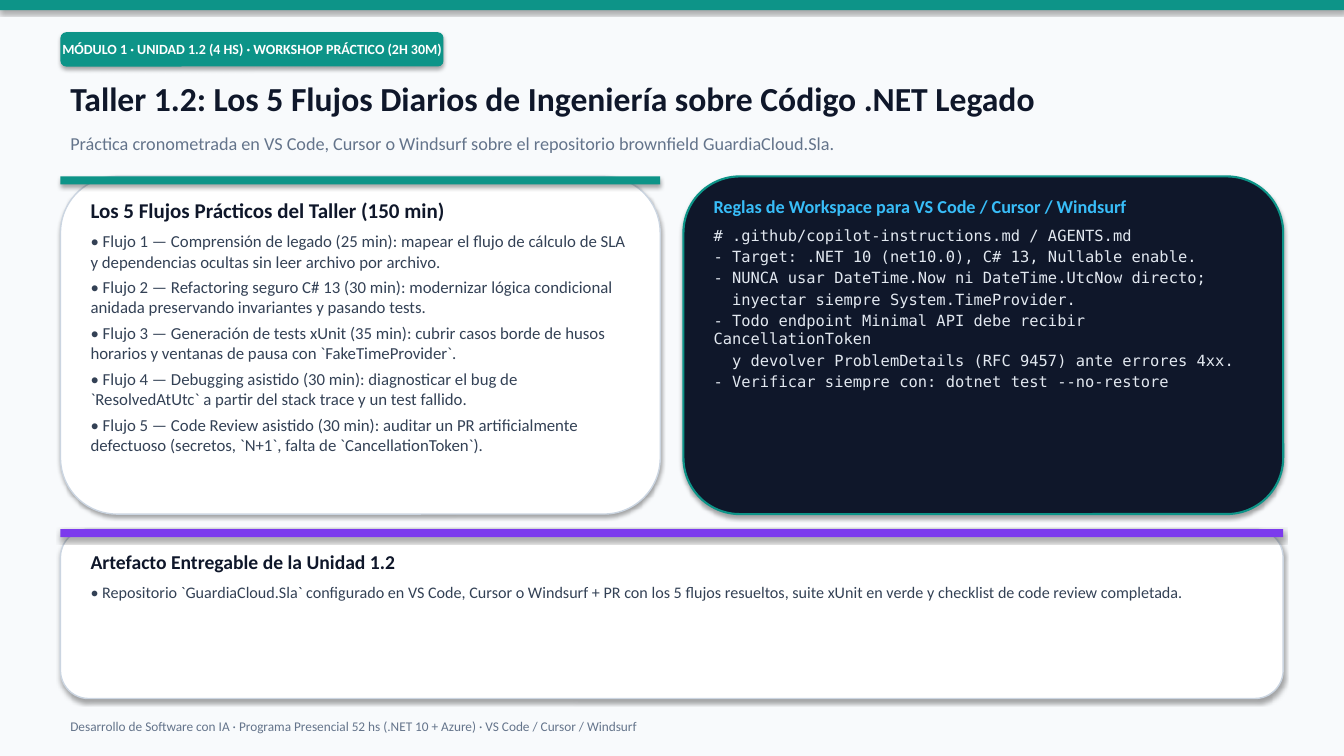
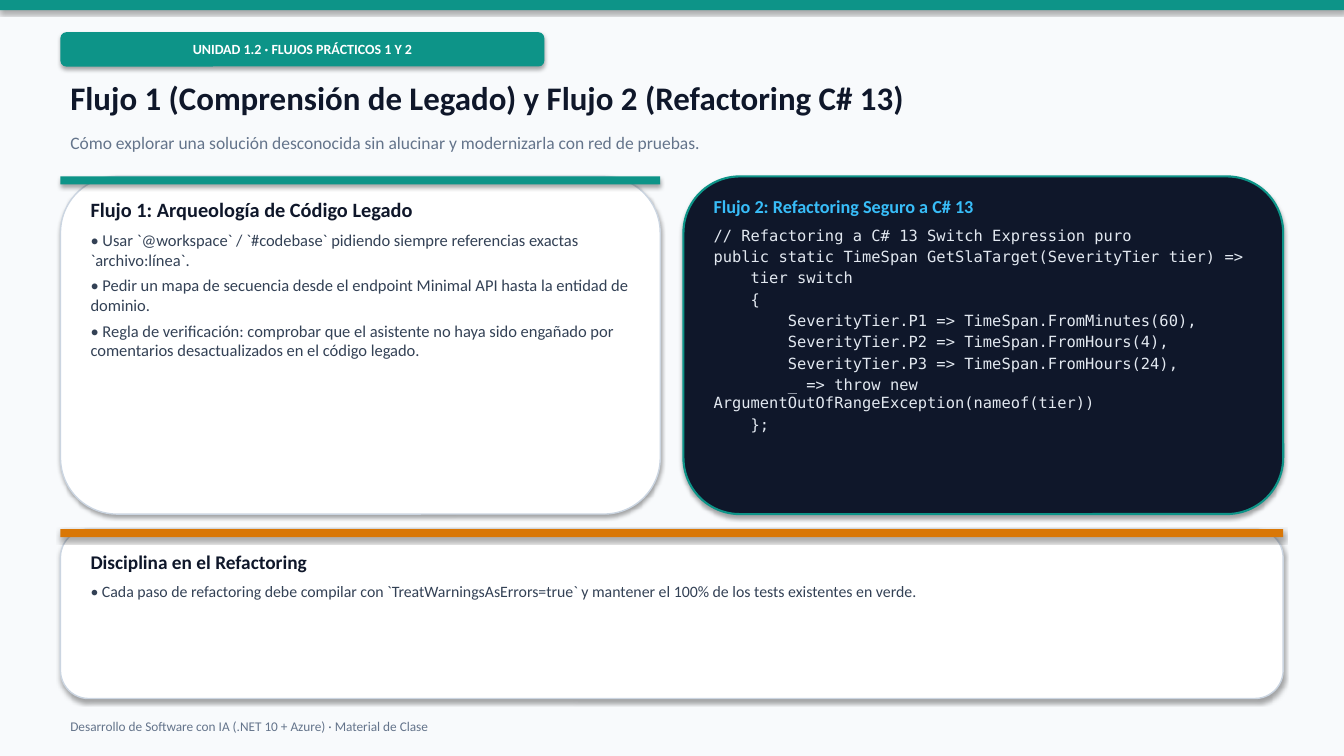
Before and after one commit to fabzter/curso_ai, a slide deck: slide 12 of curriculum/2026-11-03_curso-completo-desarrollo-sw-con-ia.pptx (slide 8 before the commit). Drawn at 1344x756 pixels with LibreOffice and Linux fonts; fonts in the diff are those of the drawing. Boxes give left, top, right and bottom in pixels: in the first picture for what was removed or moved away, otherwise in the second. Text is boxed around its words. In the diff, an @@ line names an element or a change of style, - is before the commit and + after.

```diff
--- a/curriculum/2026-11-03_curso-completo-desarrollo-sw-con-ia.pptx
+++ b/curriculum/2026-11-03_curso-completo-desarrollo-sw-con-ia.pptx
@@ rounded rectangle "UNIDAD 1.2 · FLUJOS PRÁCTICOS ...": place and size @@
-rounded rectangle "UNIDAD 1.2 · FLUJOS PRÁCTICOS ..." at [60,32,444,67]
+rounded rectangle "UNIDAD 1.2 · FLUJOS PRÁCTICOS ..." at [60,32,544,67]
@@ text in rounded rectangle at [193,43,412,54]: text changed @@
-MÓDULO 1 · UNIDAD 1.2 (4 HS) · WORKSHOP PRÁCTICO (2H 30M)
+UNIDAD 1.2 · FLUJOS PRÁCTICOS 1 Y 2
@@ text at [70,85,904,116]: text changed; size 24 to 23.5 pt @@
-Taller 1.2: Los 5 Flujos Diarios de Ingeniería sobre Código .NET Legado
+Flujo 1 (Comprensión de Legado) y Flujo 2 (Refactoring C# 13)
@@ text at [70,137,700,152]: text changed; size 13 to 12.5 pt @@
-Práctica cronometrada en VS Code, Cursor o Windsurf sobre el repositorio brownfield GuardiaCloud.Sla.
+Cómo explorar una solución desconocida sin alucinar y modernizarla con red de pruebas.
@@ text at [91,202,628,359]: text changed; size 12 to 11.8 pt @@
-Los 5 Flujos Prácticos del Taller (150 min)
-• Flujo 1 — Comprensión de legado (25 min): mapear el flujo de cálculo de SLA y dependencias ocultas sin leer archivo por archivo.
-• Flujo 2 — Refactoring seguro C# 13 (30 min): modernizar lógica condicional anidada preservando invariantes y pasando tests.
-• Flujo 3 — Generación de tests xUnit (35 min): cubrir casos borde de husos horarios y ventanas de pausa con `FakeTimeProvider`.
-• Flujo 4 — Debugging asistido (30 min): diagnosticar el bug de `ResolvedAtUtc` a partir del stack trace y un test fallido.
-• Flujo 5 — Code Review asistido (30 min): auditar un PR artificialmente defectuoso (secretos, `N+1`, falta de `CancellationToken`).
+Flujo 1: Arqueología de Código Legado
+• Usar `@workspace` / `#codebase` pidiendo siempre referencias exactas `archivo:línea`.
+• Pedir un mapa de secuencia desde el endpoint Minimal API hasta la entidad de dominio.
+• Regla de verificación: comprobar que el asistente no haya sido engañado por comentarios desactualizados en el código legado.
@@ text at [714,200,1215,412]: text changed @@
-Reglas de Workspace para VS Code / Cursor / Windsurf
-# .github/copilot-instructions.md / AGENTS.md
-- Target: .NET 10 (net10.0), C# 13, Nullable enable.
-- NUNCA usar DateTime.Now ni DateTime.UtcNow directo;
-inyectar siempre System.TimeProvider.
-- Todo endpoint Minimal API debe recibir CancellationToken
-y devolver ProblemDetails (RFC 9457) ante errores 4xx.
-- Verificar siempre con: dotnet test --no-restore
+Flujo 2: Refactoring Seguro a C# 13
+// Refactoring a C# 13 Switch Expression puro
+public static TimeSpan GetSlaTarget(SeverityTier tier) =>
+tier switch
+{
+SeverityTier.P1 => TimeSpan.FromMinutes(60),
+SeverityTier.P2 => TimeSpan.FromHours(4),
+SeverityTier.P3 => TimeSpan.FromHours(24),
+_ => throw new ArgumentOutOfRangeException(nameof(tier))
+};
@@ rectangle at [60,529,1284,537]: fill #7C3AED to #D97706 @@
@@ text at [91,555,916,600]: text changed; size 11.5 to 11.3 pt @@
-Artefacto Entregable de la Unidad 1.2
-• Repositorio `GuardiaCloud.Sla` configurado en VS Code, Cursor o Windsurf + PR con los 5 flujos resueltos, suite xUnit en verde y checklist de code review completada.
+Disciplina en el Refactoring
+• Cada paso de refactoring debe compilar con `TreatWarningsAsErrors=true` y mantener el 100% de los tests existentes en verde.
@@ text at [70,721,428,733]: text changed @@
-Desarrollo de Software con IA · Programa Presencial 52 hs (.NET 10 + Azure) · VS Code / Cursor / Windsurf
+Desarrollo de Software con IA (.NET 10 + Azure) · Material de Clase
```
Also in this commit, not shown: 14 other slides changed, 21 slides added, 14 slides removed, 33 other files.
